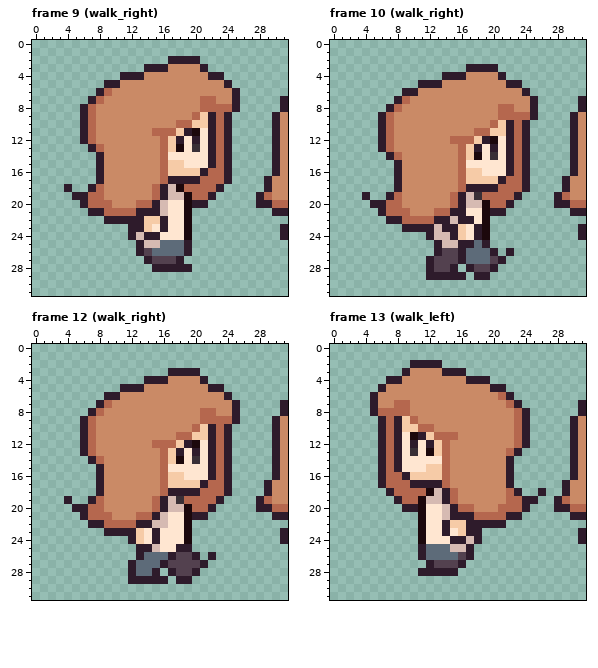
Edited in one commit: pixel-art file (Assets/ArtAssets/sprites/mc/mc_walk.aseprite). That is the earlier state.
32x32 pixels, 16 frames. Shown: frame 9 (walk_right), frame 10 (walk_right), frame 12 (walk_right), frame 13 (walk_left). The commit also changed other frames, which this record leaves out.
The result:
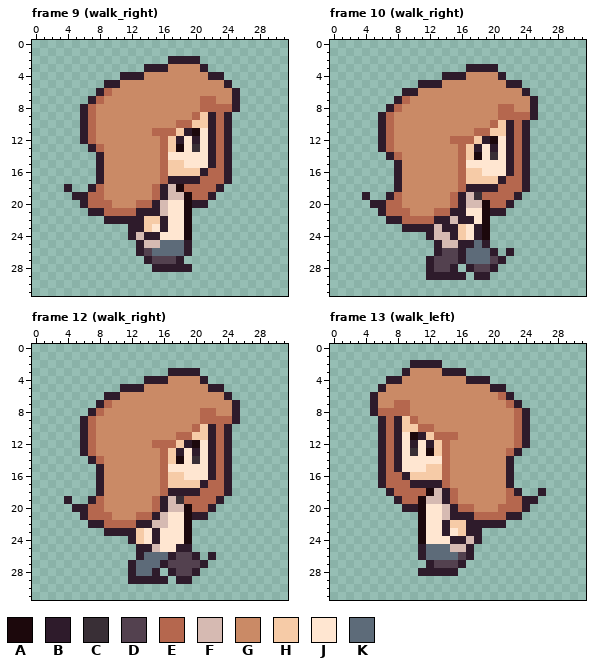
Palette (. is transparent): A #1c080c  B #2e1b2b  C #392f36  D #53414f  E #b5674e  F #d6bab2  G #ca8a66  H #f6cba7  J #ffe6d1  K #5d6b79
The edit:
Frame 9 (walk_right):
Colour B is gone in rows 7 to 8 at x 31; in rows 9 to 16 at x 30; in rows 17 to 18 at x 29; in row 19 at x 28; in row 20 at x 28 to 29; in row 21 at x 30 to 31.
Colour B is gone in rows 23 to 24 at x 31.
Colour E is gone in row 19 at x 29; in row 20 at x 30 to 31.
Colour G is gone in rows 9 to 16 at x 31; in rows 17 to 19 at x 30 to 31.
Frame 10 (walk_right): the same change as frame 9 (walk_right)
Frame 12 (walk_right): the same change as frame 9 (walk_right)
Frame 13 (walk_left): the same change as frame 9 (walk_right)
Changed places in both pictures, as pixel boxes (x1, y1, x2, y2):
erased: (256, 96, 288, 240)
erased: (554, 96, 586, 240)
erased: (256, 400, 288, 544)
erased: (554, 400, 586, 544)
